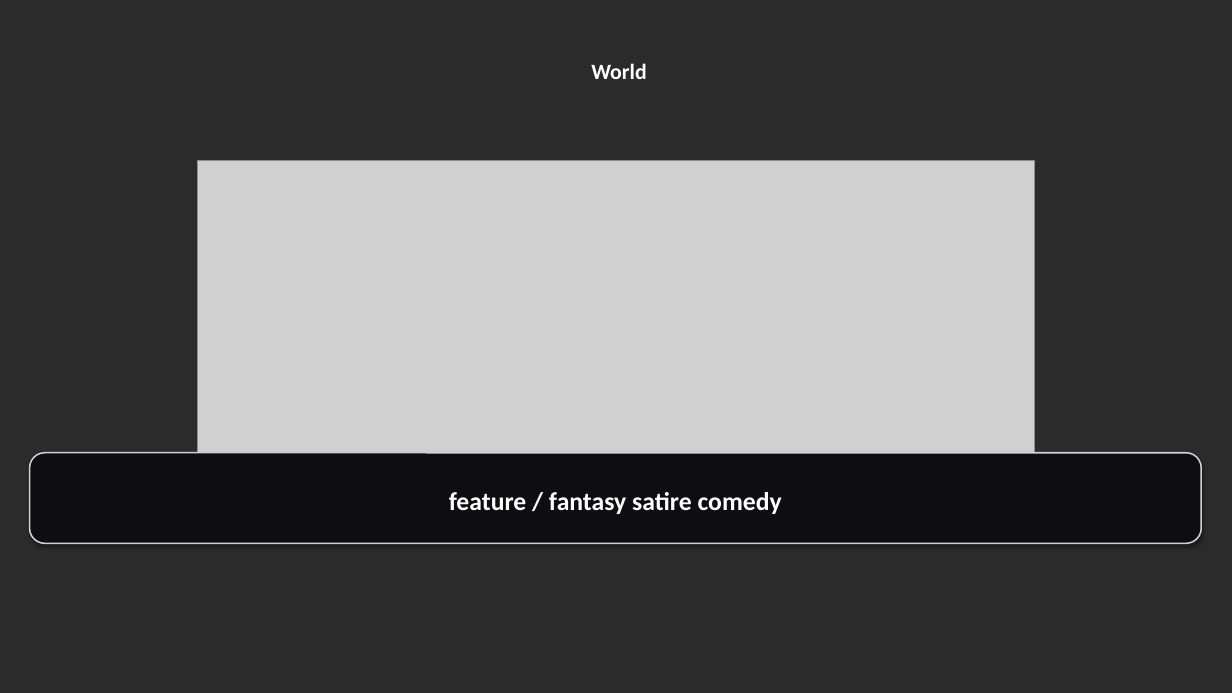
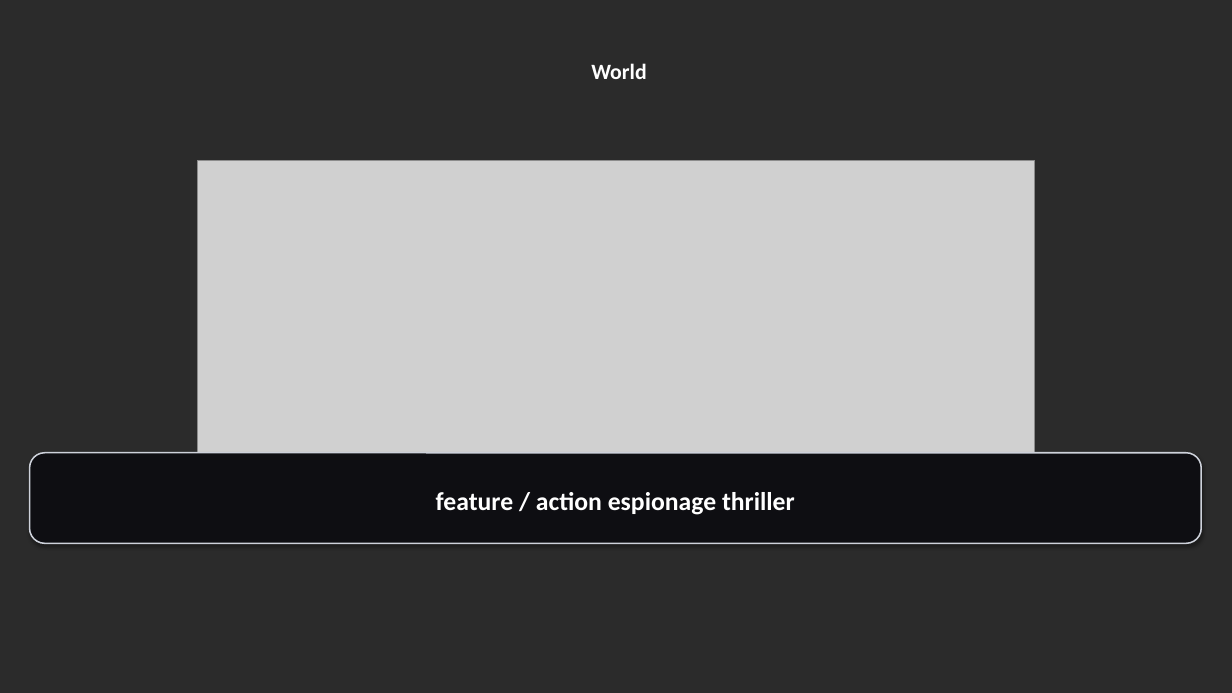
Before and after one commit to madbradsmith/EVOLUM, a slide deck: slide 5 of output/pitch_deck_v1.pptx. Drawn at 1232x693 pixels with LibreOffice and Linux fonts; fonts in the diff are those of the drawing; grey boxes stand for pictures; background and template pictures are left out; a plain dark background stands for a picture behind light text. Boxes give left, top, right and bottom in pixels: in the first picture for what was removed or moved away, otherwise in the second. Text is boxed around its words. In the diff, an @@ line names an element or a change of style, - is before the commit and + after.

```diff
--- a/output/pitch_deck_v1.pptx
+++ b/output/pitch_deck_v1.pptx
@@ text in rounded rectangle at <box>436,492,795,515</box>: text changed @@
-feature / fantasy satire comedy
+feature / action espionage thriller
```
Also in this commit, not shown: 8 other slides changed, 3 slides added, 3 slides removed, 26 other files.
